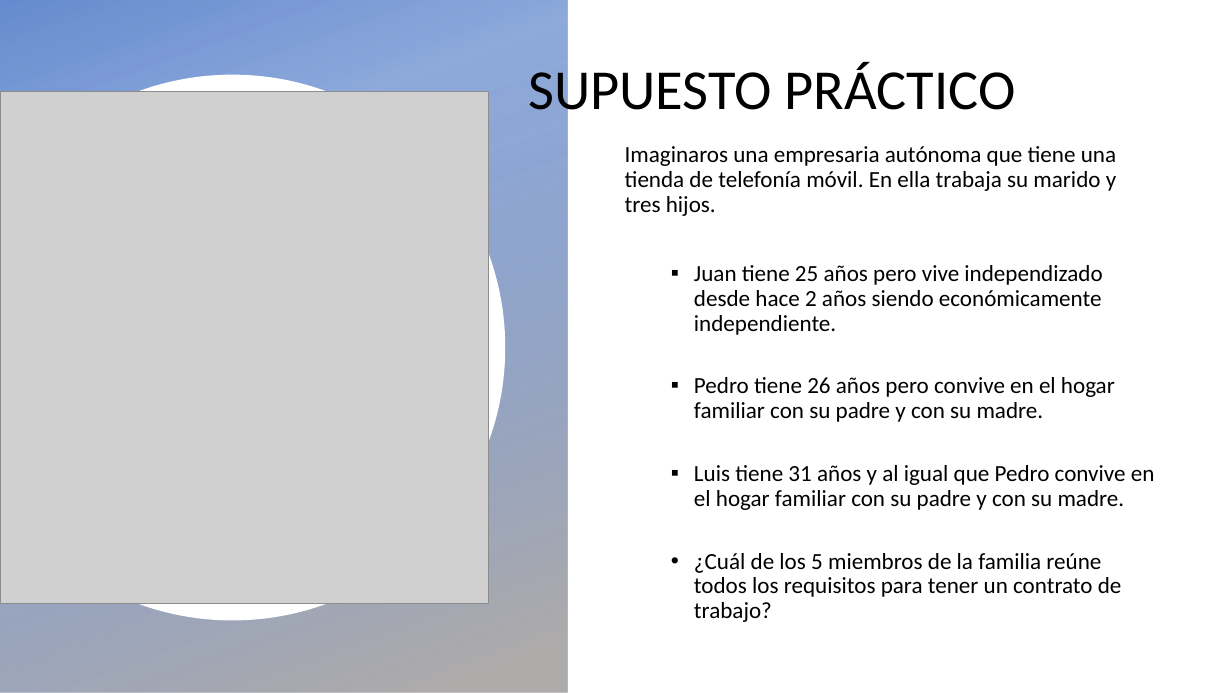
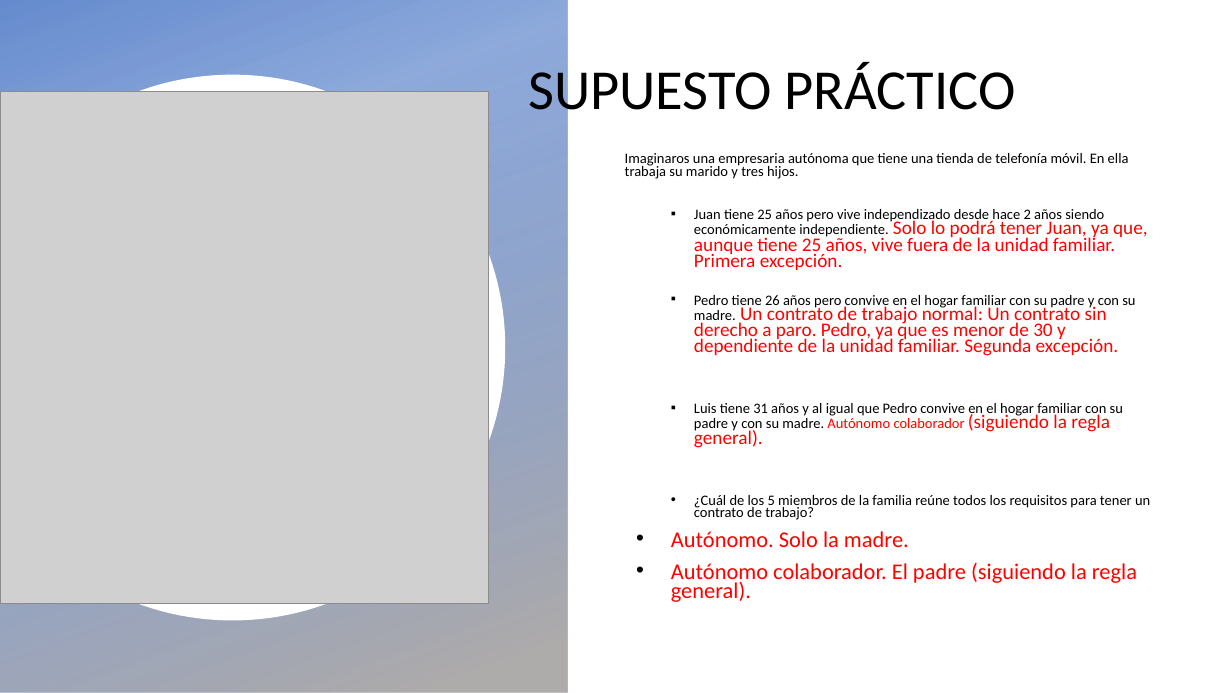
Before and after one commit to DiMaPaGa/daw1, a slide deck: slide 8 of PROGRAMACION/FOL/TEMA 1 FOL ALUMNOS.pptx. Drawn at 1232x693 pixels with LibreOffice and Linux fonts; fonts in the diff are those of the drawing; grey boxes stand for pictures; background and template pictures are left out. Boxes give left, top, right and bottom in pixels: in the first picture for what was removed or moved away, otherwise in the second. Text is boxed around its words. In the diff, an @@ line names an element or a change of style, - is before the commit and + after.

```diff
--- a/PROGRAMACION/FOL/TEMA 1 FOL ALUMNOS.pptx
+++ b/PROGRAMACION/FOL/TEMA 1 FOL ALUMNOS.pptx
@@ text at <box>625,153,1150,520</box>: size 18 to 11.2 pt in "Imaginaros una empresaria autónoma que tiene una ...", "¿Cuál de los 5 miembros de la ..."; line spacing 0.9 to 0.7 @@
@@ text at <box>694,209,1148,448</box>: text changed; size 18 to 11.2 pt; text colour #000000 to #FF0000 @@
-  ▪ Juan tiene 25 años pero vive independizado desde hace 2 años siendo económicamente independiente.
-  ▪ Pedro tiene 26 años pero convive en el hogar familiar con su padre y con su madre.
-  ▪ Luis tiene 31 años y al igual que Pedro convive en el hogar familiar con su padre y con su madre.
+  ▪ Juan tiene 25 años pero vive independizado desde hace 2 años siendo económicamente independiente. Solo lo podrá tener Juan, ya que, aunque tiene 25 años, vive fuera de la unidad familiar. Primera excepción.
+  ▪ Pedro tiene 26 años pero convive en el hogar familiar con su padre y con su madre. Un contrato de trabajo normal: Un contrato sin derecho a paro. Pedro, ya que es menor de 30 y dependiente de la unidad familiar. Segunda excepción.
+  ▪ Luis tiene 31 años y al igual que Pedro convive en el hogar familiar con su padre y con su madre. Autónomo colaborador (siguiendo la regla general).
@@ text at <box>671,531,1137,602</box>: paragraphs added @@
+• Autónomo. Solo la madre.
+• Autónomo colaborador. El padre (siguiendo la regla general).
```
Also in this commit, not shown: 6 other slides changed, 9 other files.
